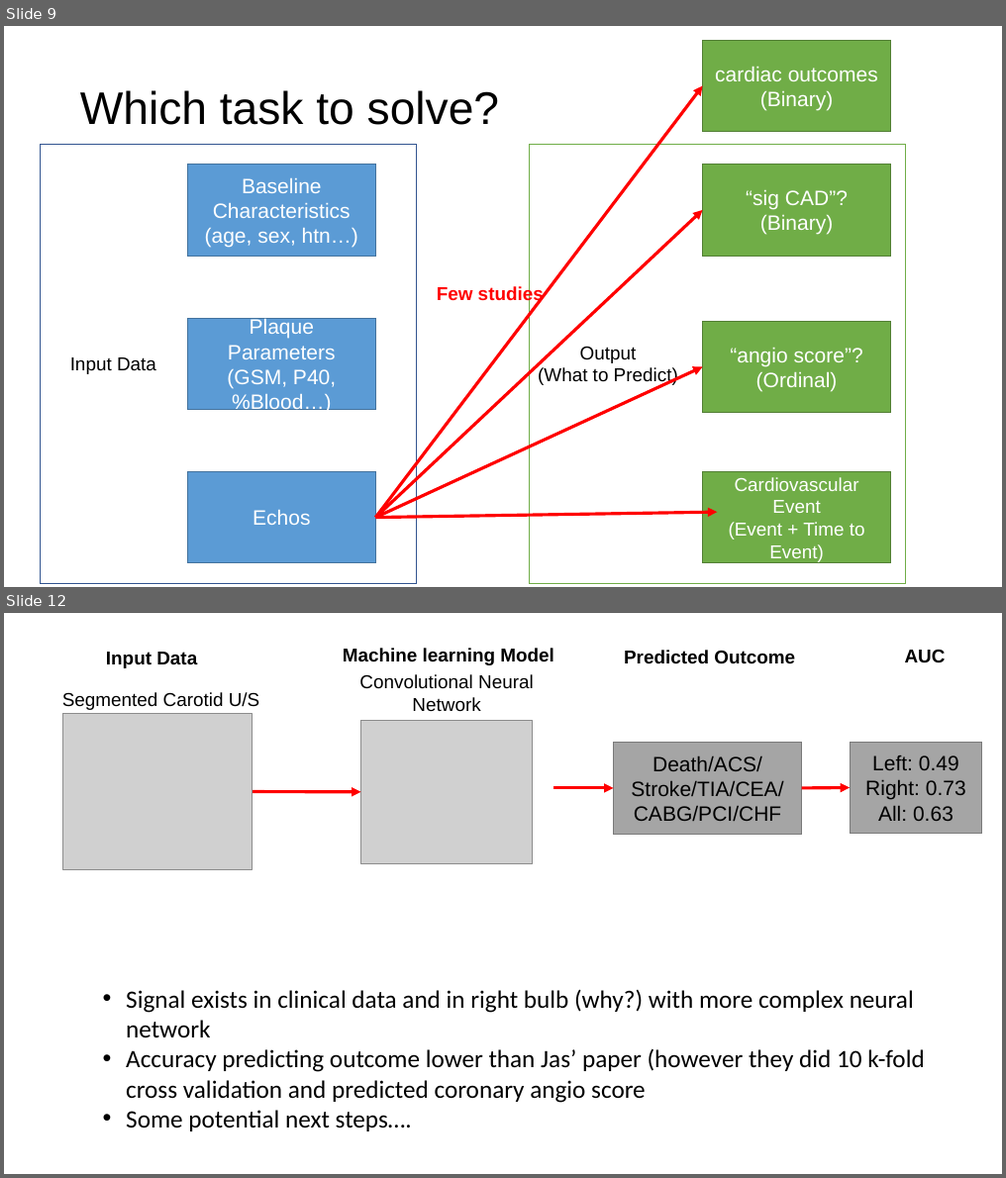
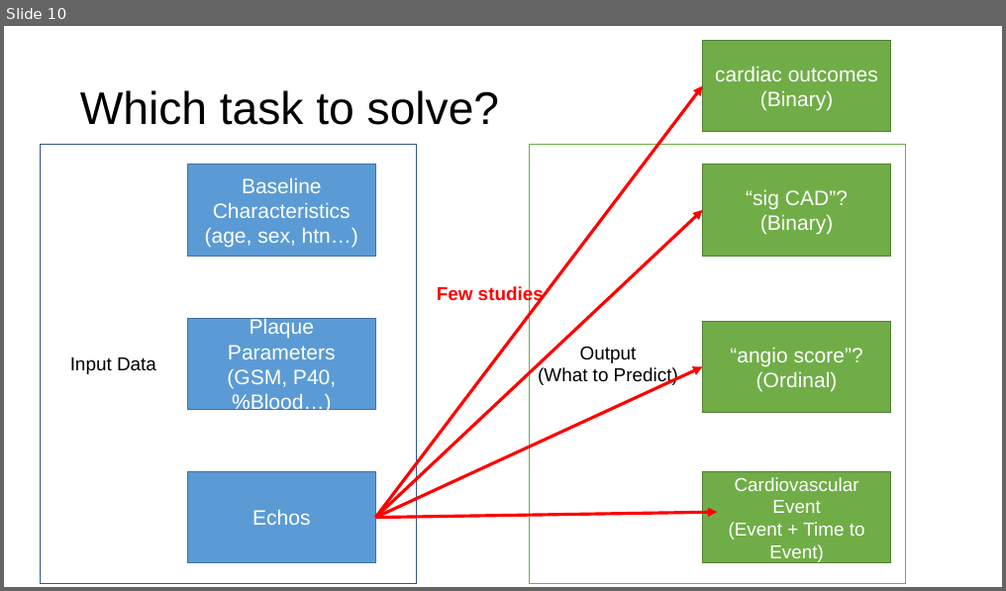
Before and after one commit to ricky-hu/carotid, a slide deck: mar2update.pptx. Shown one above the other, each under a label of ours: slides 9 and 12 before the commit, slide 10 after it; the slides between them are not shown. The pictures are 1006x1178 and 1006x591 pixels, drawn with LibreOffice and Linux fonts; fonts in the diff are those of the drawing; grey boxes stand for pictures. Boxes give left, top, right and bottom in pixels: in the first picture for what was removed or moved away, otherwise in the second. Text is boxed around its words. In the diff, an @@ line names an element or a change of style, - is before the commit and + after.

```diff
--- a/mar2update.pptx
+++ b/mar2update.pptx
@@ slide 12 removed at [4, 613, 1002, 1174], background #FFFFFF @@
@@ text removed at [106, 652, 197, 668] @@
-Input Data
@@ text removed at [343, 648, 554, 665] @@
-Machine learning Model
@@ text removed at [624, 650, 795, 664] @@
-Predicted Outcome
@@ text removed at [905, 649, 945, 663] @@
-AUC
@@ text removed at [62, 692, 259, 710] @@
-Segmented Carotid U/S
@@ text removed at [359, 674, 534, 712] @@
-Convolutional Neural Network
@@ picture removed at [63, 713, 252, 870] @@
@@ picture removed at [361, 720, 533, 863] @@
@@ rectangle removed at [614, 743, 801, 834] @@
-Death/ACS/Stroke/TIA/CEA/CABG/PCI/CHF
@@ rectangle removed at [849, 743, 982, 833] @@
-Left: 0.49
-Right: 0.73
-All: 0.63
@@ arrow removed from (554, 788) to (614, 788) @@
@@ arrow removed from (802, 788) to (849, 787) @@
@@ arrow removed from (252, 792) to (361, 792) @@
@@ text removed at [126, 989, 924, 1132] @@
-• Signal exists in clinical data and in right bulb (why?) with more complex neural network
-• Accuracy predicting outcome lower than Jas’ paper (however they did 10 k-fold cross validation and predicted coronary angio score
-• Some potential next steps….
@@ what was slide 9 is now slide 10 @@
```
Also in this commit, not shown: 3 slides changed, 15 slides added, 6 other slides removed, 1 other file.
